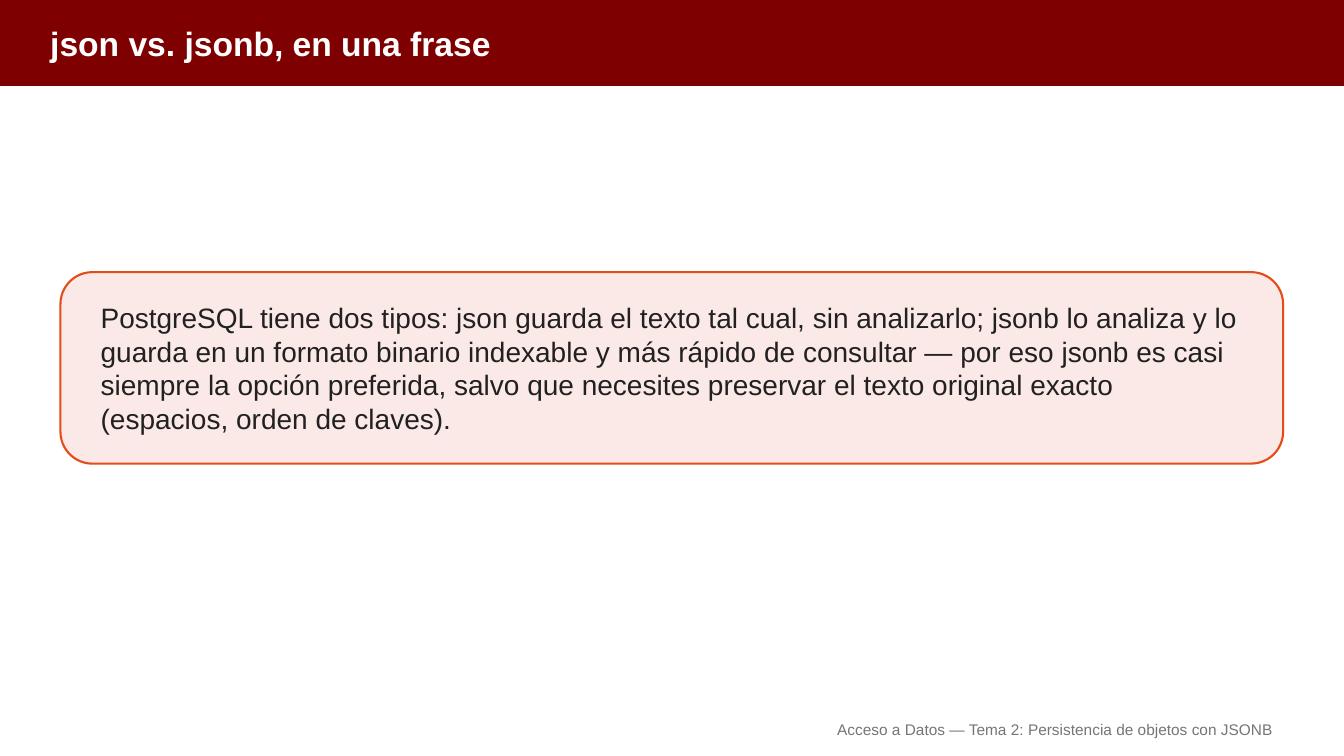
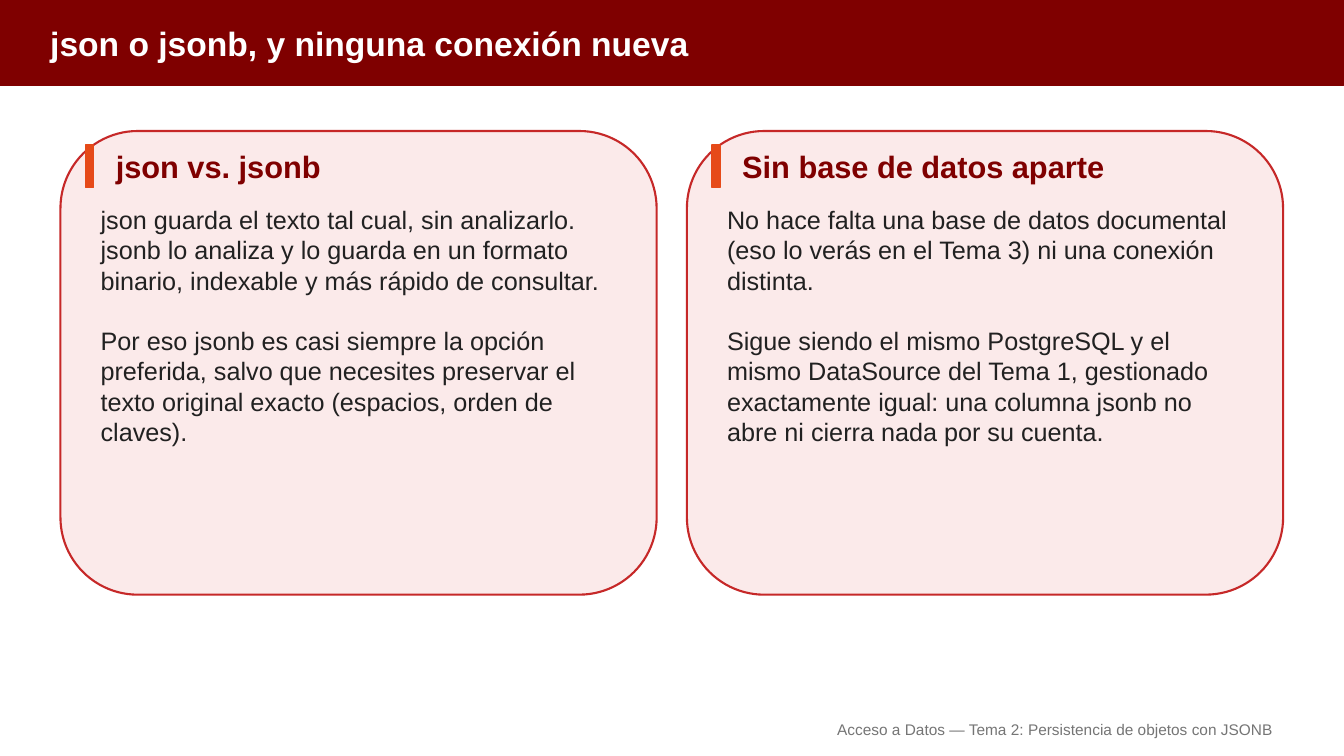
Before and after one commit to aitorventura/acceso-a-datos, a slide deck: slide 5 of docs/tema2/diapositivas/persistencia-objetos-jsonb.pptx (slide 6 before the commit). Drawn at 1344x756 pixels with LibreOffice and Linux fonts; fonts in the diff are those of the drawing. Boxes give left, top, right and bottom in pixels: in the first picture for what was removed or moved away, otherwise in the second. Text is boxed around its words. In the diff, an @@ line names an element or a change of style, - is before the commit and + after.

Commit message:
Tema 2 de AD: infografías en los tres apartados y diapositivas regeneradas
Añade 14 infografías en docs/tema2/img, las inserta en persistencia-objetos-jsonb, consultas-jsonb y bd-orientadas-a-objetos, y regenera sus diapositivas (pptx y pdf), fusionando las que solo tenían un párrafo.

```diff
--- a/docs/tema2/diapositivas/persistencia-objetos-jsonb.pptx
+++ b/docs/tema2/diapositivas/persistencia-objetos-jsonb.pptx
@@ text at (50,31,688,63): text changed @@
-json vs. jsonb, en una frase
+json o jsonb, y ninguna conexión nueva
@@ rounded rectangle: place and size @@
-rounded rectangle at (60,272,1284,464)
+rounded rectangle at (60,131,657,595)
@@ rounded rectangle at (60,131,657,595): fill #FBE9E7 to #FBEAEA; outline #E64A19 1.5 pt to #C62828 1.5 pt @@
@@ rectangle added at (86,145,94,188), fill #E64A19, outline #E64A19 1 pt @@
@@ rounded rectangle added at (688,131,1285,595), fill #FBEAEA, outline #C62828 1.5 pt @@
@@ rectangle added at (713,145,721,188), fill #E64A19, outline #E64A19 1 pt @@
@@ text added at (116,155,321,184), 22 pt, text #7F0000, bold @@
+json vs. jsonb
@@ text added at (742,155,1104,184), 22 pt, text #7F0000, bold @@
+Sin base de datos aparte
@@ text "json guarda el texto tal ..." at (101,210,599,447): vertical alignment middle to top @@
@@ text at (101,210,599,447): text changed; size 20 to 18 pt @@
-PostgreSQL tiene dos tipos: json guarda el texto tal cual, sin analizarlo; jsonb lo analiza y lo guarda en un formato binario indexable y más rápido de consultar — por eso jsonb es casi siempre la opción preferida, salvo que necesites preservar el texto original exacto (espacios, orden de claves).
+json guarda el texto tal cual, sin analizarlo. jsonb lo analiza y lo guarda en un formato binario, indexable y más rápido de consultar.
+Por eso jsonb es casi siempre la opción preferida, salvo que necesites preservar el texto original exacto (espacios, orden de claves).
@@ text added at (727,210,1227,447), 18 pt, text #212121 @@
+No hace falta una base de datos documental (eso lo verás en el Tema 3) ni una conexión distinta.
+Sigue siendo el mismo PostgreSQL y el mismo DataSource del Tema 1, gestionado exactamente igual: una columna jsonb no abre ni cierra nada por su cuenta.
```
Also in this commit, not shown: 11 other slides changed, 5 slides removed, 22 other files.
